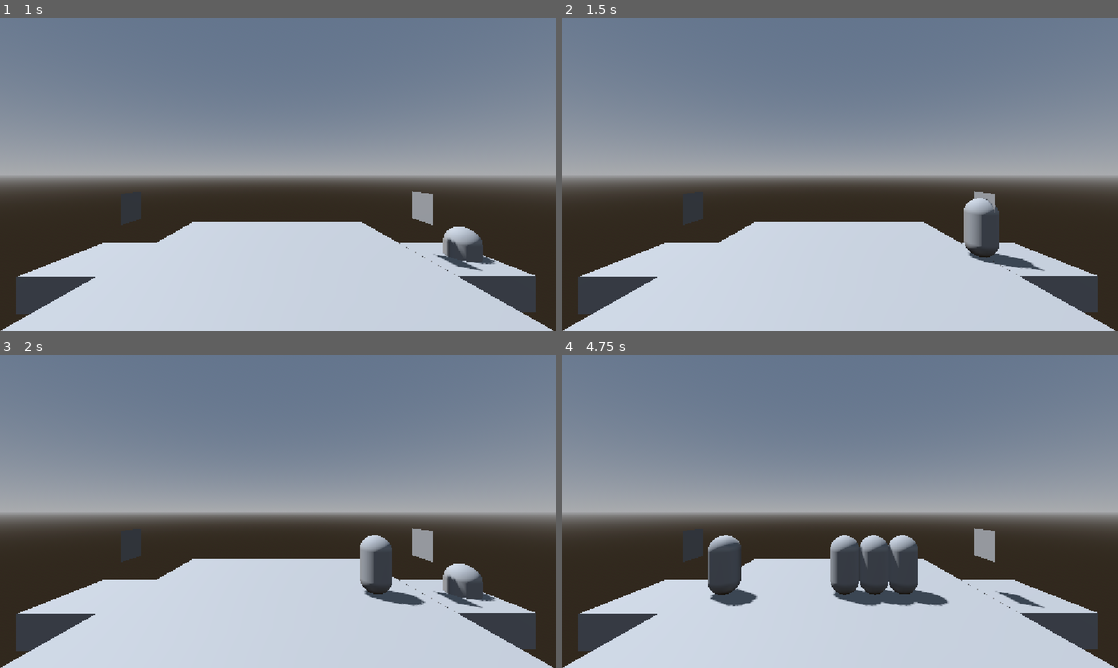
Above: before the commit, frames 1-4 (two rows, left to right).
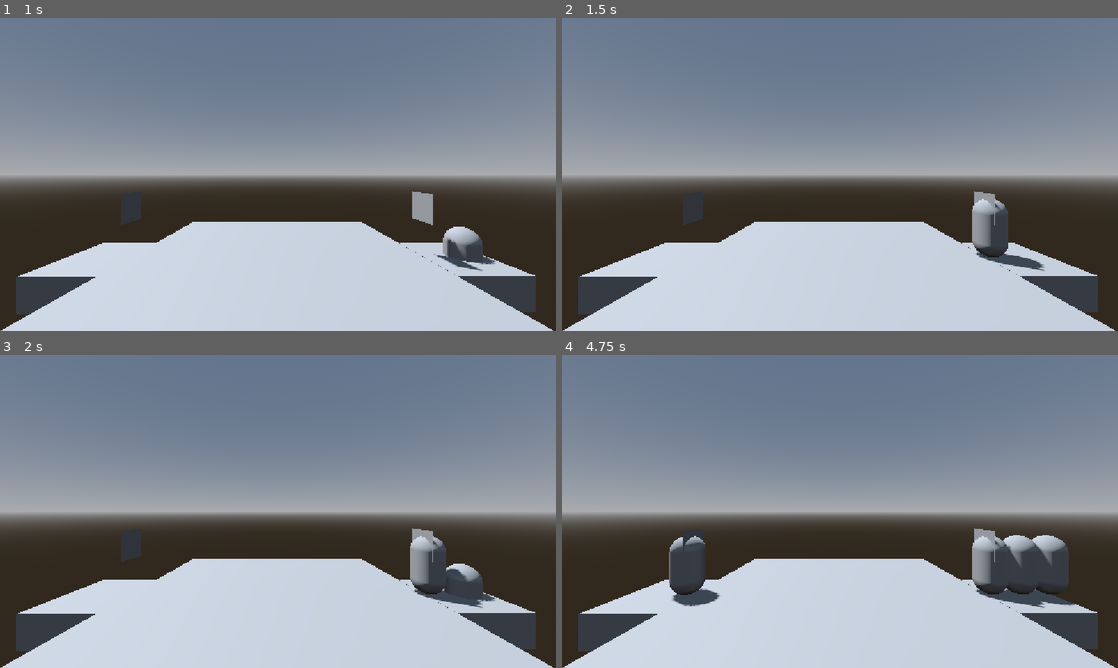
Above: after the commit, the same moments.

Repository: xdmonsterman17/zombies-game
Game: Godot game, scene res://scene0.tscn
Same seed, same stepped clock (60 frames per second), same inputs: the game is played once before the commit and once after it.
Inputs (mouse positions are in pixels of both pictures, inside the frame that each line leads up to):
- Up to frame 1 (1 s): tap Enter at 0.5 s; move the mouse to (400, 158) at 0.52 s
- Up to frame 2 (1.5 s): move the mouse to (728, 190) at 1.27 s
- Up to frame 3 (2 s): no input
- Up to frame 4 (4.75 s): move the mouse to (895, 442) at 2.02 s; move the mouse to (812, 574) at 2.77 s; move the mouse to (1006, 558) at 3.52 s; move the mouse to (673, 464) at 4.27 s

Frame 1 is identical in both runs. In frame 2, 1.1% of the frame differs, in the area x 72-87%, y 57-81%; in frame 3, 2.5%; in frame 4, 9.0%, in the area x 19-93%, y 57-81%.

Commit message:
Last Sync: 2026-08-17 21:39 (Mobile)

Diff:
--- a/SpawnManager.tscn
+++ b/SpawnManager.tscn
@@ -2,8 +2,7 @@
 
 [sub_resource type="GDScript" id="GDScript_g7b7a"]
 resource_name = "SpawnManager"
-script/source = "
-extends Node
+script/source = "extends Node
 
 const SPAWN_GROUP := \"ZombieSpawn\"
 
@@ -64,8 +63,8 @@
 
 	var window: Node3D = candidates.pick_random()
 	var zombie := zombie_scene.instantiate()
-	zombie.global_position = window.get_node(\"Position\").global_position
 	zombies_container.add_child(zombie, true)
+	zombie.setup(window)
 
 
 func _on_timer_timeout() -> void:
